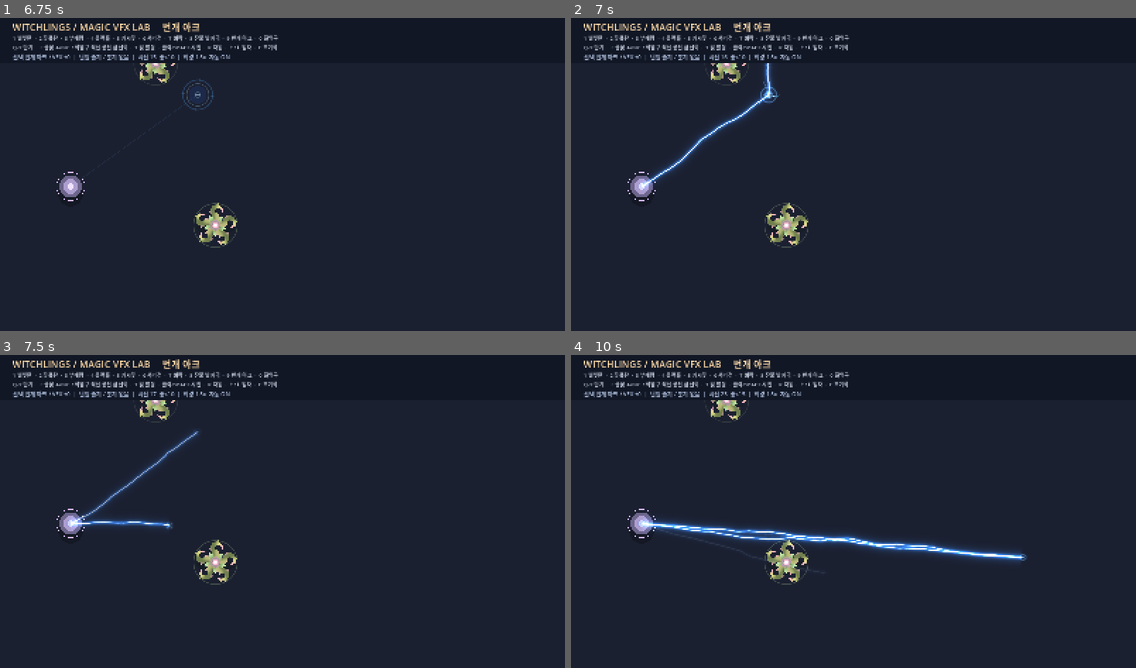
Above: before the commit, frames 1-4 (two rows, left to right).
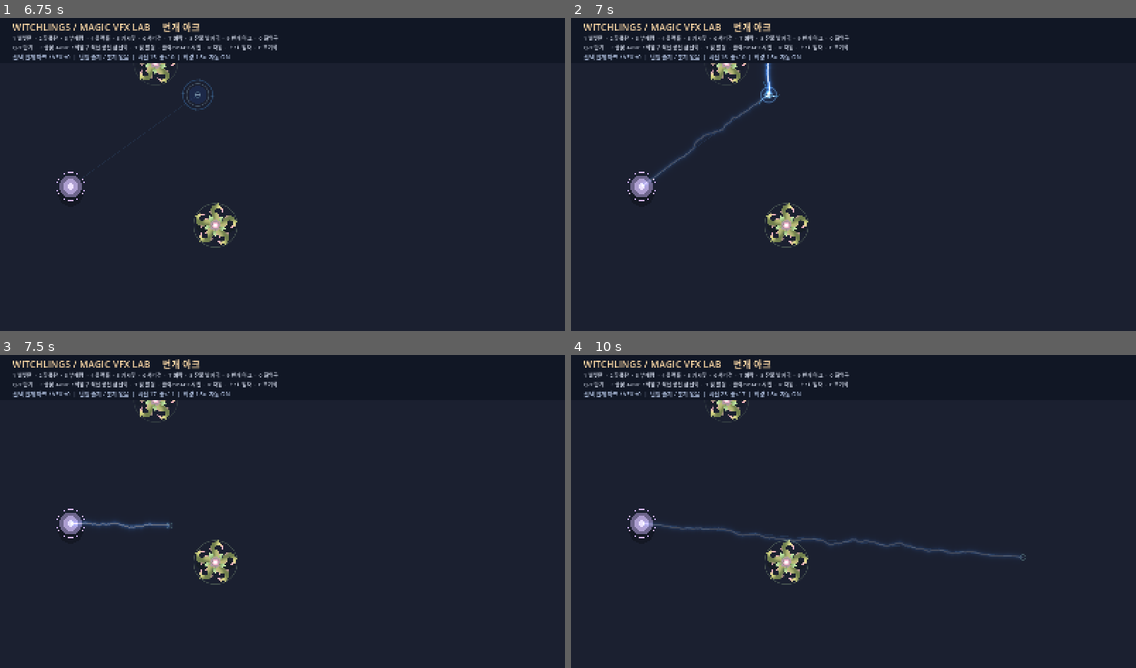
Above: after the commit, the same moments.

Repository: LittleEvasn/Test-Room
Game: Godot game, scene res://scenes/main.tscn
Same seed, same stepped clock (60 frames per second), same inputs: the game is played once before the commit and once after it.
Inputs (mouse positions are in pixels of both pictures, inside the frame that each line leads up to):
- Up to frame 1 (6.75 s): tap Enter at 0.5 s; move the mouse to (406, 155) at 0.52 s; hold Up 0.53-1.25 s; tap 1 at 0.6 s; click (406, 155) at 0.67 s; tap Space at 0.77, 3.77 s; drag from (169, 187) to (254, 237) at 1.27 s; move the mouse to (339, 102) at 2.02 s; hold Up 2.03-2.75 s; tap 3 at 2.1 s; drag from (254, 237) to (113, 124) at 2.77 s; move the mouse to (452, 221) at 3.52 s; hold Down 3.53-4.25 s; tap 5 at 3.6 s; drag from (113, 124) to (197, 93) at 4.27 s; move the mouse to (310, 171) at 5.02 s; hold Down 5.03-5.75 s; tap 7 at 5.1 s; click (310, 171) at 5.17 s; drag from (197, 93) to (169, 187) at 5.77 s; move the mouse to (406, 155) at 6.52 s; hold Up from 6.53 s (still down); tap 9 at 6.6 s
- Up to frame 2 (7 s): keep holding Up; tap Space at 6.77 s
- Up to frame 3 (7.5 s): release Up at 7.25 s; drag from (169, 524) to (254, 574) at 7.27 s
- Up to frame 4 (10 s): move the mouse to (910, 439) at 8.02 s; hold Down 8.03-8.75 s; tap Q at 8.1 s; tap Space at 8.75, 9.77 s; drag from (825, 574) to (684, 461) at 8.77 s; move the mouse to (1023, 558) at 9.52 s; hold Up from 9.53 s (still down); tap F at 9.6 s; click (1023, 558) at 9.67 s

Frame 1 is identical in both runs. In frame 2, 0.5% of the frame differs, in the area x 12-35%, y 23-55%; in frame 3, 0.7%; in frame 4, 2.3%, in the area x 12-81%, y 11-67%.

Commit message:
Match slot 9 lightning arc to slot 7 strike style without changing slot 7

Diff:
--- a/scripts/lightning_arc_vfx.gd
+++ b/scripts/lightning_arc_vfx.gd
@@ -6,7 +6,9 @@
 signal finished(point: Vector2)
 
 const ARC_SHADER: Shader = preload("res://shaders/lightning_arc.gdshader")
-const LIFE_SECONDS := 0.82
+# Slot 7-inspired strike: 0.12s strong bolt followed by a short fade.
+const BRIGHT_SECONDS := 0.12
+const LIFE_SECONDS := 0.30
 const STRIP_HEIGHT := 190.0
 
 var _start_point := Vector2.ZERO
@@ -41,12 +43,14 @@
     _shader_material = ShaderMaterial.new()
     _shader_material.shader = ARC_SHADER
     _shader_material.set_shader_parameter("phase_offset", randf_range(-40.0, 40.0))
-    # Distance-aware frequency, displacement and glow scale; ONLY slot 9 opts in.
+    # Slot 7's fBm, width, jitter and speed are the base style. Only the
+    # number and size of bends adapt to range; the electrical core stays thick.
     _shader_material.set_shader_parameter("arc_length_px", _bolt_length)
     _shader_material.set_shader_parameter("distance_adaptation", 1.0)
-    _shader_material.set_shader_parameter("body_crawl", 1.0)
-    _shader_material.set_shader_parameter("offset_strength", 0.155 + 0.012 * float(_visual_rank))
-    _shader_material.set_shader_parameter("core_width", 0.0085 + 0.0014 * float(_visual_rank))
+    _shader_material.set_shader_parameter("body_crawl", 0.0)
+    _shader_material.set_shader_parameter("speed", 3.9)
+    _shader_material.set_shader_parameter("offset_strength", 0.17 + 0.012 * float(_visual_rank))
+    _shader_material.set_shader_parameter("core_width", 0.013 + 0.0014 * float(_visual_rank))
     _shader_material.set_shader_parameter("glow_strength", clampf(0.35 + 0.65 * _glow_multiplier, 0.0, 2.4))
     _shader_material.set_shader_parameter("life_alpha", 0.0)
     strip.material = _shader_material
@@ -59,9 +63,12 @@
         queue_free()
         return
 
-    var attack := smoothstep(0.0, 0.06, _elapsed)
-    var release := 1.0 - smoothstep(LIFE_SECONDS - 0.19, LIFE_SECONDS, _elapsed)
-    _visible_amount = attack * release
+    # Reproduce slot 7's sharp, instantly visible 0.12s strike peak, then
+    # a brief trailing fade so the connecting arc is still readable.
+    var t: float = clampf(_elapsed / BRIGHT_SECONDS, 0.0, 1.0)
+    var strike_intensity: float = 1.0 - smoothstep(0.13, 1.0, t) * 0.60
+    var tail: float = 1.0 - smoothstep(BRIGHT_SECONDS, LIFE_SECONDS, _elapsed)
+    _visible_amount = strike_intensity * tail
     _shader_material.set_shader_parameter("life_alpha", _visible_amount)
     queue_redraw()
 
--- a/shaders/lightning_arc.gdshader
+++ b/shaders/lightning_arc.gdshader
@@ -52,11 +52,13 @@
 
     // The earlier UV-only frequencies caused 26 tiny bends even on a 30px bolt.
     // In slot 9, the number of bends now follows its physical screen length.
-    float frequency_ratio = clamp(arc_length_px / 950.0, 0.04, 1.50);
-    // Preserve a few visible curves even when the bolt spans only a short distance.
-    // A strict proportional frequency could make close-range fBm nearly straight.
-    float broad_frequency = mix(6.0, clamp(6.0 * frequency_ratio, 2.0, 9.0), distance_adaptation);
-    float fine_frequency = mix(26.0, clamp(26.0 * frequency_ratio, 5.0, 39.0), distance_adaptation);
+    // One 390px-long arc has the same 6 / 26 fBm frequencies as slot 7.
+    // Slot 9 opts into a real-pixel-distance frequency scale, preserving
+    // roughly the same bend density at every range without short-range folding.
+    // Slot 7 still has distance_adaptation=0 and is therefore unchanged.
+    float frequency_ratio = clamp(arc_length_px / 390.0, 0.04, 3.0);
+    float broad_frequency = mix(6.0, clamp(6.0 * frequency_ratio, 2.0, 18.0), distance_adaptation);
+    float fine_frequency = mix(26.0, clamp(26.0 * frequency_ratio, 5.0, 78.0), distance_adaptation);
 
     float broad = fbm(vec2(progress * broad_frequency + phase_offset,
         time * mix(1.0, 0.64, body_crawl))) - 0.5;
Not shown, changed: README.md
